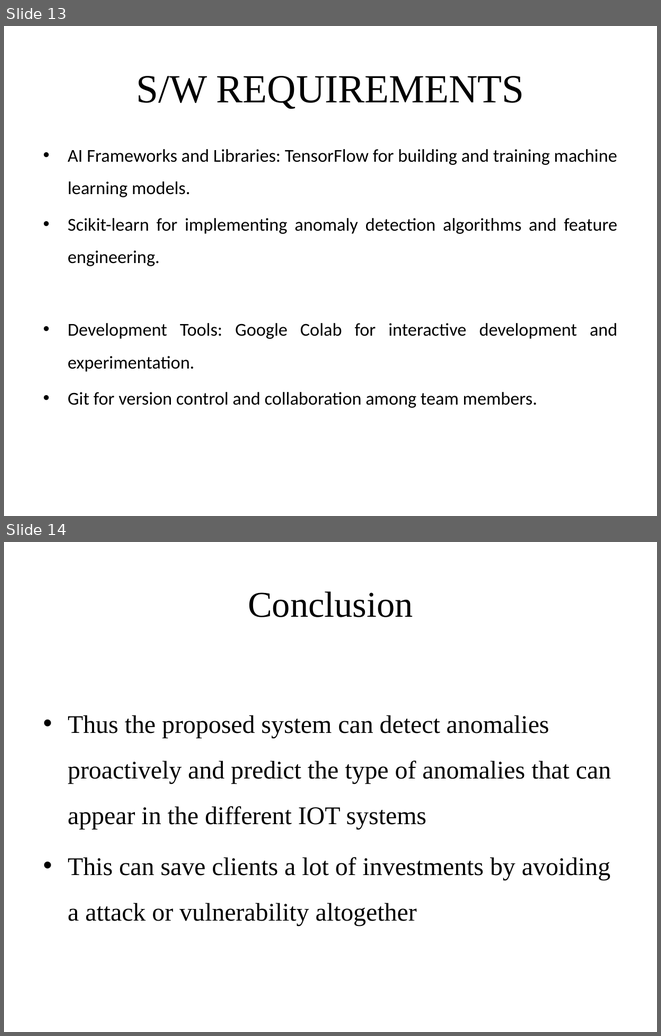
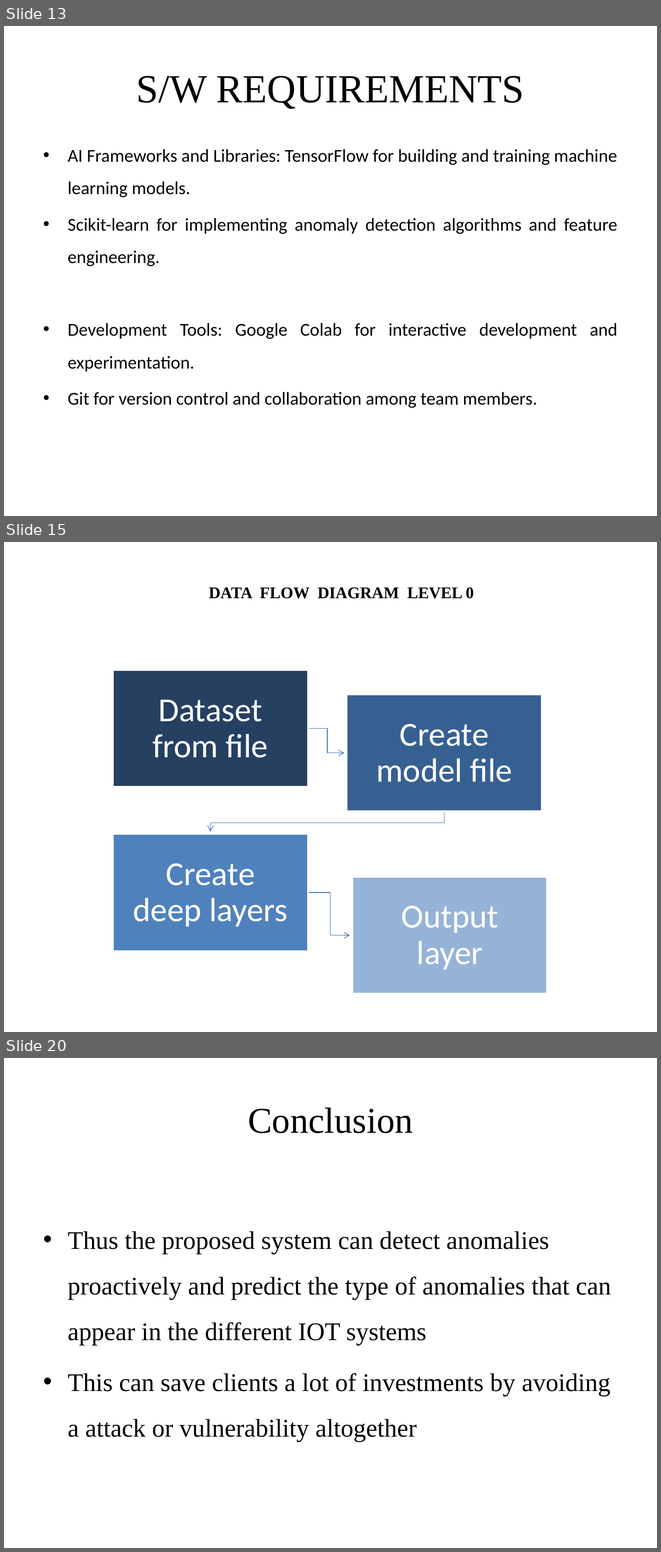
Before and after one commit to Renegadez518/IotSecurityProj, a slide deck: IOTProjreview ppt.pptx. Shown one above the other, each under a label of ours: slides 13 and 14 before the commit, slides 13, 15 and 20 after it; the slides between them are not shown. The pictures are 661x1036 and 661x1552 pixels, drawn with LibreOffice and Linux fonts; fonts in the diff are those of the drawing. Boxes give left, top, right and bottom in pixels: in the first picture for what was removed or moved away, otherwise in the second. Text is boxed around its words. In the diff, an @@ line names an element or a change of style, - is before the commit and + after.

```diff
--- a/IOTProjreview ppt.pptx
+++ b/IOTProjreview ppt.pptx
@@ slide 15 added at (4,542,657,1032), background #FFFFFF @@
@@ text added at (209,587,474,599), 18 pt, text #000000, bold @@
+DATA FLOW DIAGRAM LEVEL 0
@@ group added at (113,670,547,993): 4 rectangles, 4 texts, 3 freeform shapes @@
+Dataset from file
+Create model file
+Create deep layers
+Output layer
@@ what was slide 14 is now slide 20 @@
```
Also in this commit, not shown: 6 other slides added, 1 slide removed.
